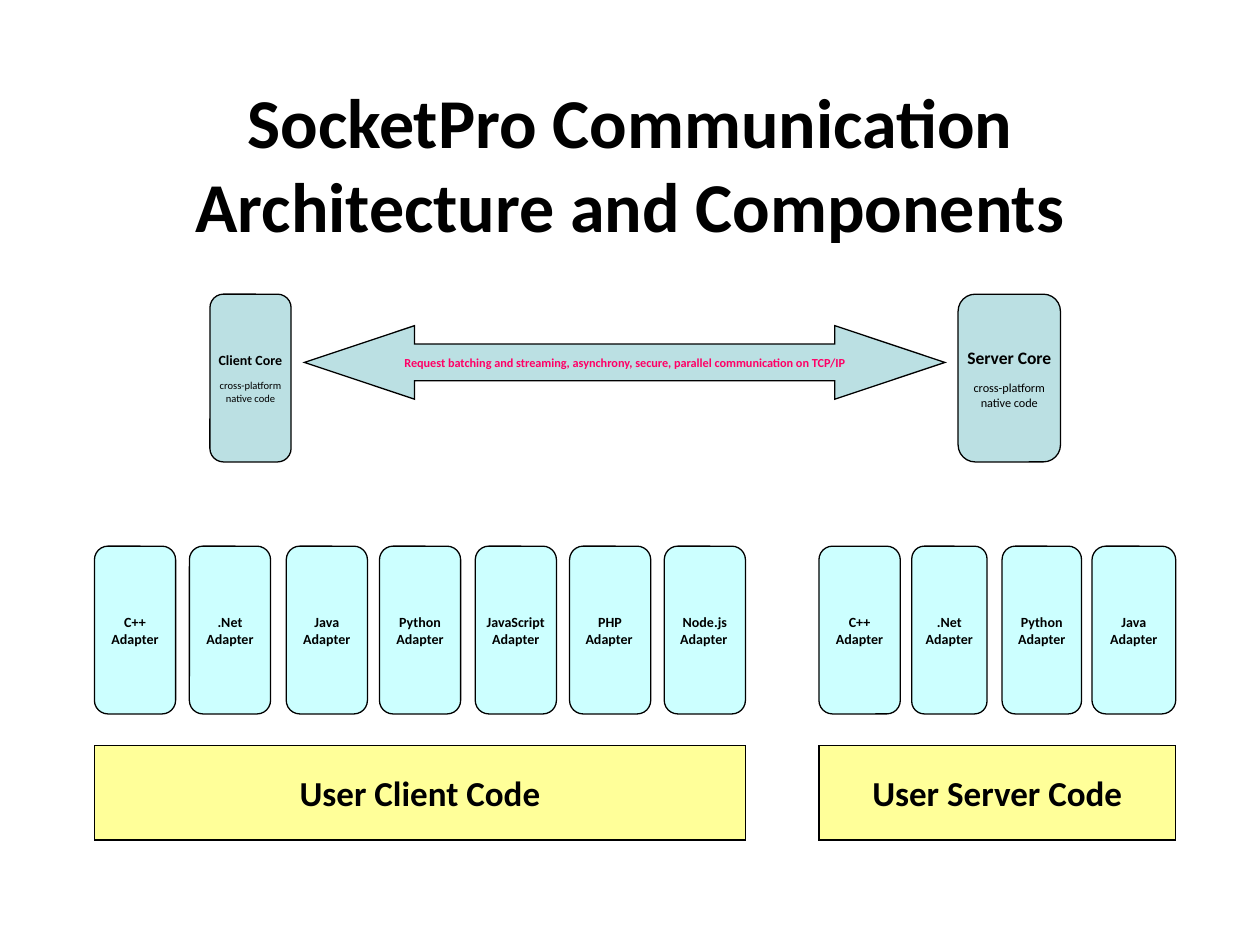
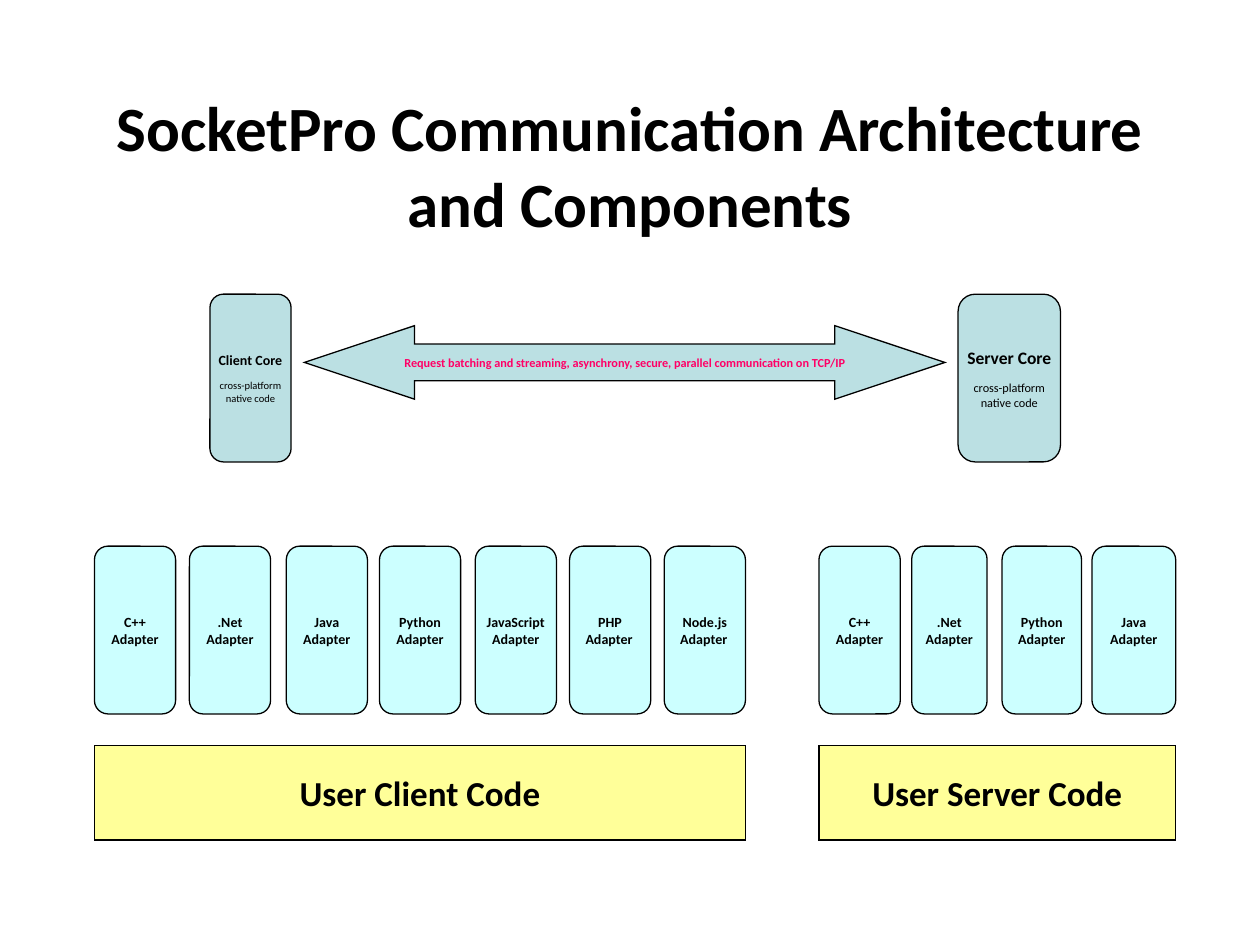
Before and after one commit to udaparts/doc, a slide deck: slide 4 of origin_draws/Brief Introduction of SocketPro ACF.pptx. Drawn at 1260x945 pixels with LibreOffice and Linux fonts; fonts in the diff are those of the drawing. Boxes give left, top, right and bottom in pixels: in the first picture for what was removed or moved away, otherwise in the second. Text is boxed around its words. In the diff, an @@ line names an element or a change of style, - is before the commit and + after.

```diff
--- a/origin_draws/Brief Introduction of SocketPro ACF.pptx
+++ b/origin_draws/Brief Introduction of SocketPro ACF.pptx
@@ title "SocketPro Communication Architecture and Components" at [117, 106, 1142, 237]: size 40 to 36 pt @@
```
Also in this commit, not shown: 2 other slides changed, 2 other files.
